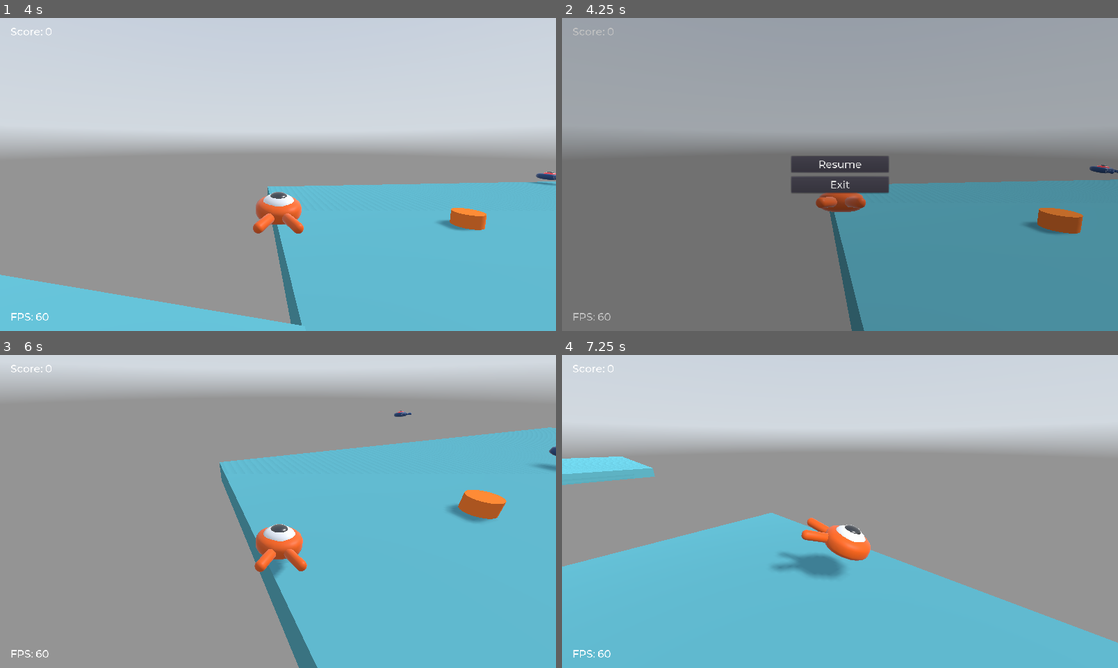
Above: before the commit, frames 1-4 (two rows, left to right).
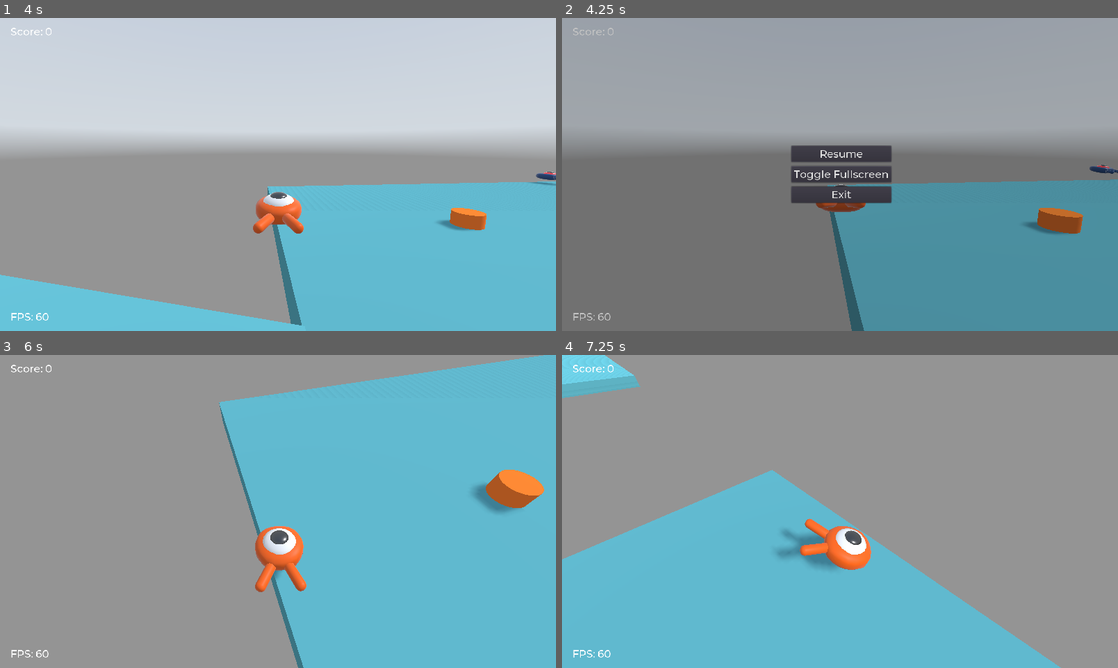
Above: after the commit, the same moments.

Repository: telmotrooper/squash-the-creeps
Game: Godot game, scene res://Main.tscn
Two runs of this game, one before a commit and one after it. Both use one fixed random seed, a clock stepped at 60 frames per second and the inputs below. A sky picture missing from this copy of the repository is replaced by a grey-blue gradient.
Inputs (mouse positions are in pixels of both pictures, inside the frame that each line leads up to):
- Up to frame 1 (4 s): tap Enter (ui_accept) at 0.5 s; move the mouse to (305, 174) at 0.52 s; hold Up (move_forward) from 0.53 s (still down); tap Space (jump) at 0.77, 1.52, 3.02, 3.77 s; move the mouse to (250, 174) at 1.27 s; move the mouse to (289, 168) at 2.02 s; move the mouse to (272, 180) at 2.77 s; move the mouse to (316, 177) at 3.52 s
- Up to frame 2 (4.25 s): keep holding Up (move_forward); tap Escape (pause) at 4.15 s
- Up to frame 3 (6 s): move the mouse to (111, 464) at 4.27 s; release Up (move_forward) at 4.28 s; hold Left (move_left) 4.28-5 s; tap Space (jump) at 4.52 s; click "Resume" at 5 s; move the mouse to (283, 511) at 5.77 s; hold Up (move_forward) from 5.78 s (still down)
- Up to frame 4 (7.25 s): move the mouse to (817, 505) at 6.52 s; release Up (move_forward) at 6.53 s; hold Right (move_right) from 6.53 s (still down); tap Space (jump) at 6.77 s

Frame 1 is identical in both runs. In frame 2, 2.1% of the frame differs, in the area x 41-60%, y 40-60%; in frame 3, 26%; in frame 4, 40%, in the area x 0-100%, y 0-100%.

Commit message:
Added toggle fullscreen button to pause menu

Diff:
--- a/my-3d-squash-the-creeps/Main.tscn
+++ b/my-3d-squash-the-creeps/Main.tscn
@@ -213,6 +213,11 @@
 margin_bottom = 72.0
 text = "Resume"
 
+[node name="ToggleFullscreenButton" type="Button" parent="UserInterface/Pause/HBoxContainer"]
+margin_right = 12.0
+margin_bottom = 37.0
+text = "Toggle Fullscreen"
+
 [node name="ExitButton" type="Button" parent="UserInterface/Pause/HBoxContainer"]
 margin_top = 82.0
 margin_right = 224.0
@@ -247,5 +252,6 @@
 [connection signal="hit" from="Player" to="." method="_on_Player_hit"]
 [connection signal="timeout" from="MobTimer" to="." method="_on_MobTimer_timeout"]
 [connection signal="pressed" from="UserInterface/Pause/HBoxContainer/ResumeButton" to="UserInterface/Pause" method="_on_ResumeButton_pressed"]
+[connection signal="pressed" from="UserInterface/Pause/HBoxContainer/ToggleFullscreenButton" to="UserInterface/Pause" method="_on_ToggleFullscreenButton_pressed"]
 [connection signal="pressed" from="UserInterface/Pause/HBoxContainer/ExitButton" to="UserInterface/Pause" method="_on_ExitButton_pressed"]
 [connection signal="body_entered" from="Boundary" to="Boundary" method="_on_Boundary_body_entered"]
--- a/my-3d-squash-the-creeps/Pause.gd
+++ b/my-3d-squash-the-creeps/Pause.gd
@@ -17,3 +17,7 @@
 
 func _on_ExitButton_pressed():
   get_tree().quit()
+
+func _on_ToggleFullscreenButton_pressed():
+  OS.window_fullscreen = !OS.window_fullscreen
+  Input.set_mouse_mode(Input.MOUSE_MODE_CAPTURED)
